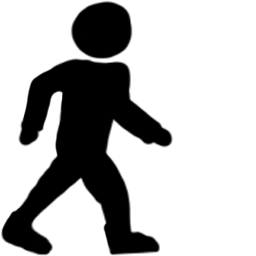
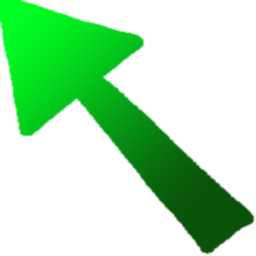
Layered file, before and after one edit (256x256). Changes by layer:
added layer "Layer 4" above "Layer 3" over <box>0,0,256,256</box>
hid "Layer 3" over <box>0,0,174,256</box>
